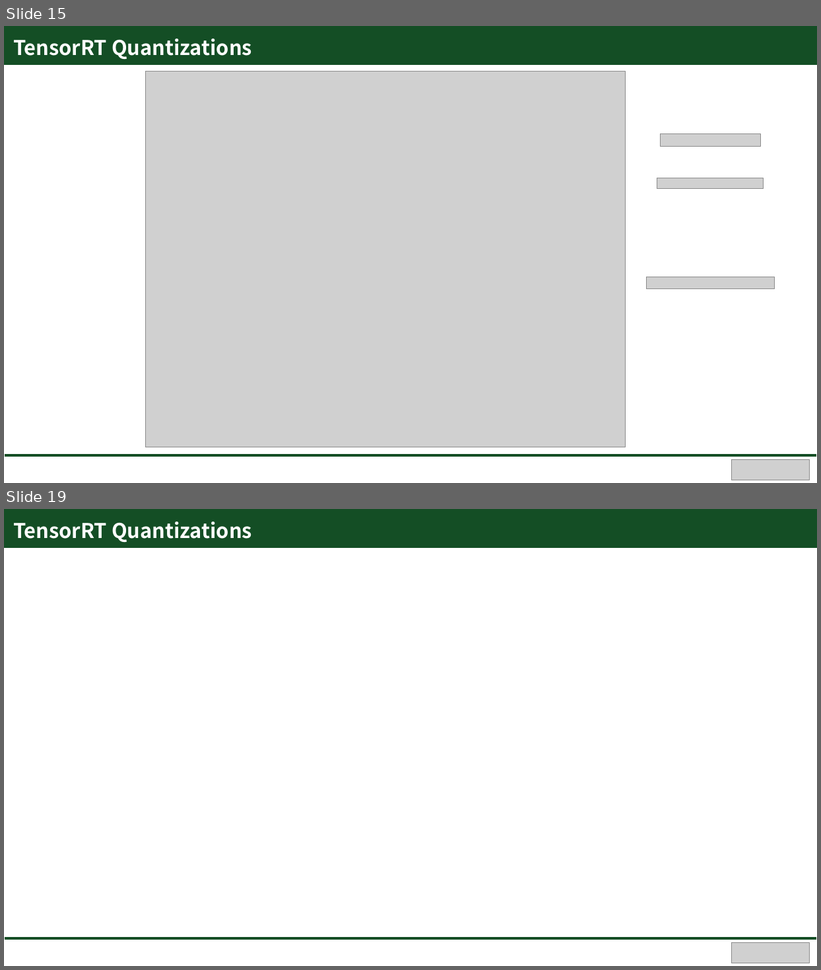
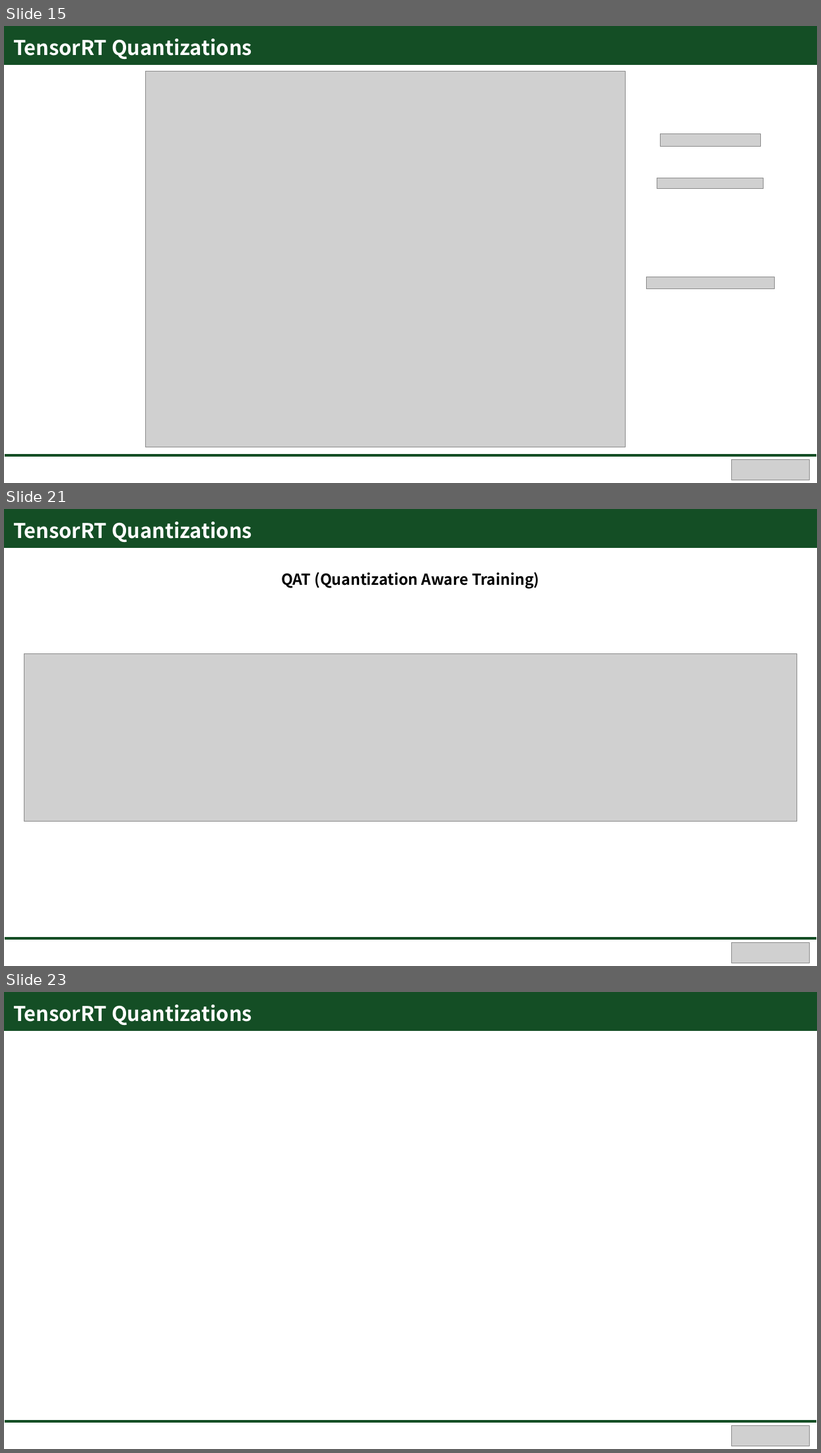
Before and after one commit to Hongsehyun/SV_Intern_Memo, a slide deck: 1. Study Summary/Paper Review/[3rd_Paper Review] NVIDIA TensorRT - Inference 최적화 및 가속화를 위한 NVIDIA의 Toolkit.pptx. Shown one above the other, each under a label of ours: slides 15 and 19 before the commit, slides 15, 21 and 23 after it; the slides between them are not shown. The pictures are 821x970 and 821x1453 pixels, drawn with LibreOffice and Linux fonts; fonts in the diff are those of the drawing; grey boxes stand for pictures. Boxes give left, top, right and bottom in pixels: in the first picture for what was removed or moved away, otherwise in the second. Text is boxed around its words. In the diff, an @@ line names an element or a change of style, - is before the commit and + after.

```diff
--- a/1. Study Summary/Paper Review/[3rd_Paper Review] NVIDIA TensorRT - Inference 최적화 및 가속화를 위한 NVIDIA의 Toolkit.pptx
+++ b/1. Study Summary/Paper Review/[3rd_Paper Review] NVIDIA TensorRT - Inference 최적화 및 가속화를 위한 NVIDIA의 Toolkit.pptx
@@ slide 21 added at [4,509,817,966], background #FFFFFF @@
@@ rectangle added at [4,509,817,547], fill #144E25, outline #144E25 1 pt @@
@@ text added at [13,523,107,539], 24 pt, text #FFFFFF, bold @@
+TensorRT Quantizations
@@ text added at [15,523,90,539], 24 pt, text #FFFFFF, bold @@
+Outline
@@ text added at [281,572,540,589], 18 pt, text #000000, bold @@
+QAT (Quantization Aware Training)
@@ picture added at [24,654,797,821] @@
@@ rectangle added at [4,937,817,940], fill #144E25, outline #FFFFFF 1 pt @@
@@ picture added at [732,943,810,964] @@
@@ what was slide 19 is now slide 23 @@
```
Also in this commit, not shown: 3 slides changed, 3 other slides added.
